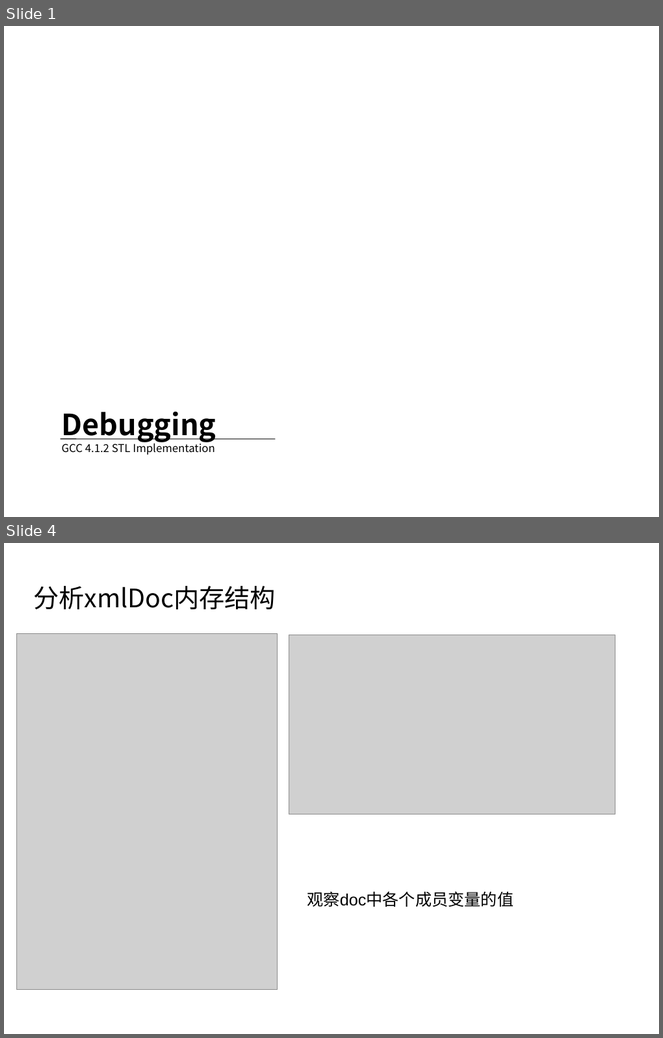
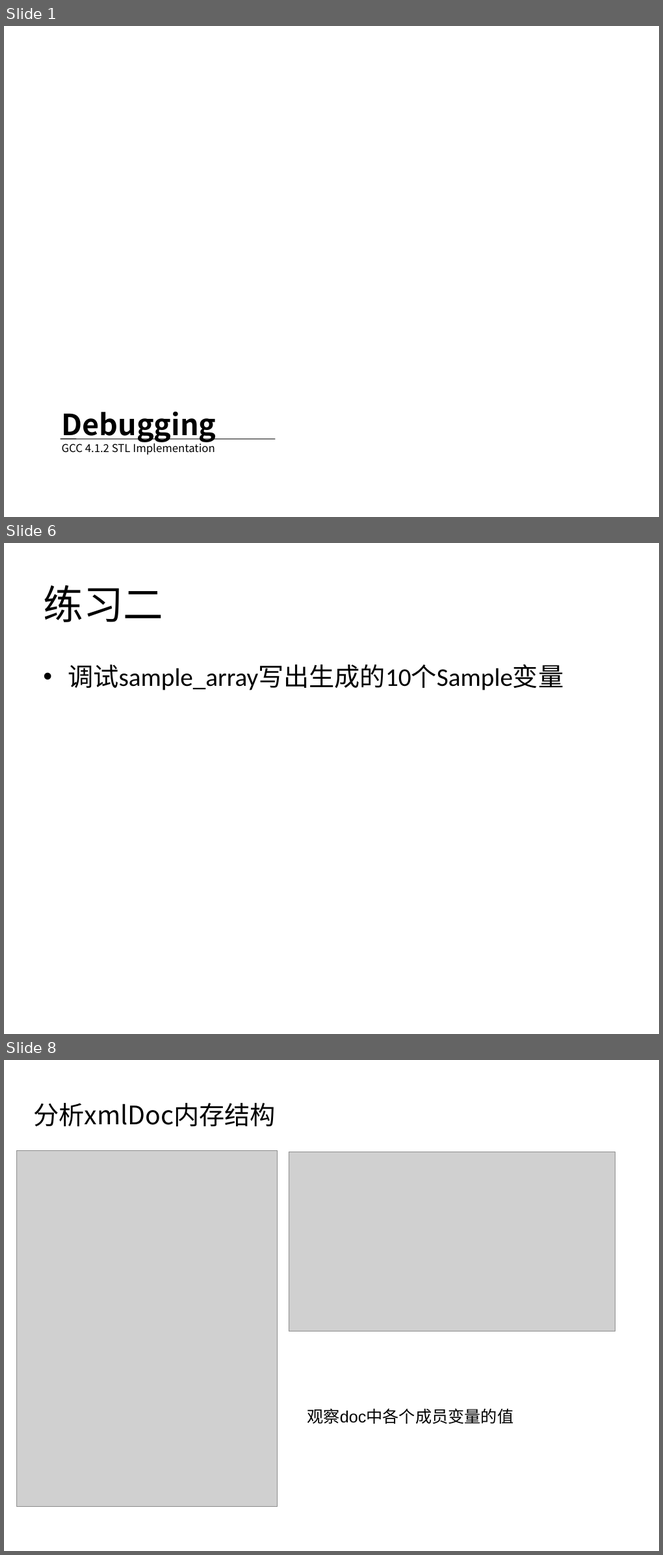
Before and after one commit to mir1128/GDBTraining, a slide deck: session2/Debugging Workshop 2.pptx. Shown one above the other, each under a label of ours: slides 1 and 4 before the commit, slides 1, 6 and 8 after it; the slides between them are not shown. The pictures are 663x1038 and 663x1555 pixels, drawn with LibreOffice and Linux fonts; fonts in the diff are those of the drawing; grey boxes stand for pictures; background and template pictures are left out. Boxes give left, top, right and bottom in pixels: in the first picture for what was removed or moved away, otherwise in the second. Text is boxed around its words. In the diff, an @@ line names an element or a change of style, - is before the commit and + after.

```diff
--- a/session2/Debugging Workshop 2.pptx
+++ b/session2/Debugging Workshop 2.pptx
@@ slide 6 added at <box>4,543,659,1034</box>, background #FFFFFF @@
@@ title added at <box>43,585,163,622</box>, 44 pt, text #000000 @@
+练习二
@@ text added at <box>68,664,564,691</box>, 28 pt, text #000000 @@
+• 调试sample_array写出生成的10个Sample变量
@@ what was slide 4 is now slide 8 @@
```
Also in this commit, not shown: 2 slides changed, 5 other slides added, 8 other files.
